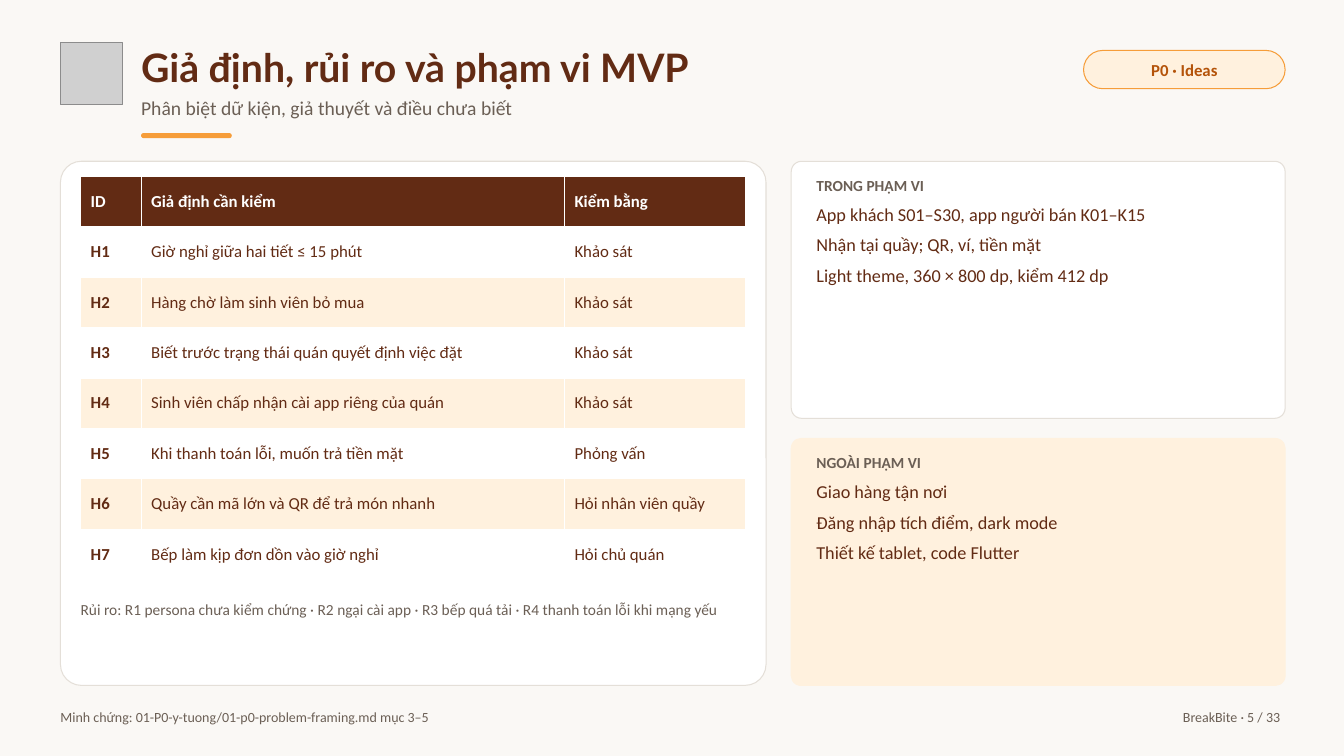
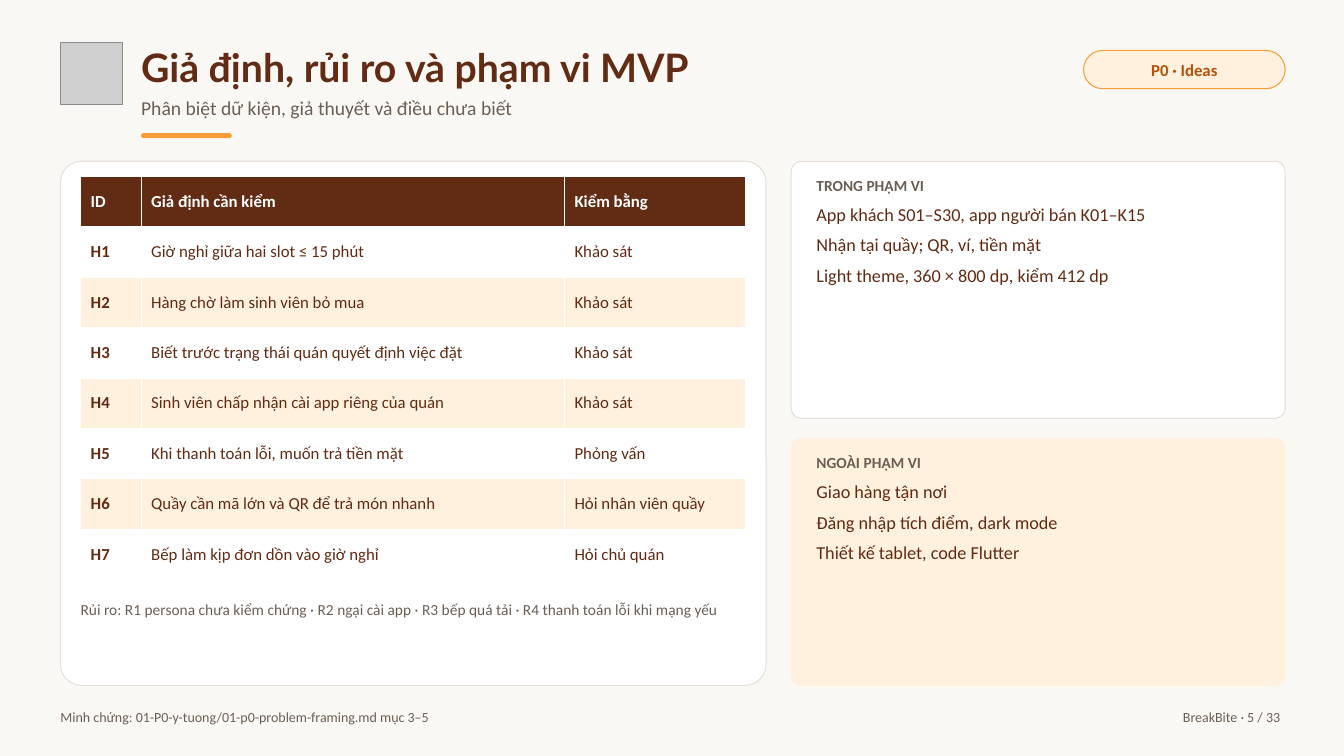
Before and after one commit to baonv0817/PRM323-Lab2-Group2, a slide deck: slide 5 of 07-trinh-bay/BreakBite_Lab2_Presentation.pptx. Drawn at 1344x756 pixels with LibreOffice and Linux fonts; fonts in the diff are those of the drawing; grey boxes stand for pictures. Boxes give left, top, right and bottom in pixels: in the first picture for what was removed or moved away, otherwise in the second. Text is boxed around its words. In the diff, an @@ line names an element or a change of style, - is before the commit and + after.

Commit message:
Keep 'slot' wording for class periods; only the dormitory premise stays removed

```diff
--- a/07-trinh-bay/BreakBite_Lab2_Presentation.pptx
+++ b/07-trinh-bay/BreakBite_Lab2_Presentation.pptx
@@ table at [81,176,746,580] @@
-row 2, column 2: Giờ nghỉ giữa hai tiết ≤ 15 phút
+row 2, column 2: Giờ nghỉ giữa hai slot ≤ 15 phút
```
Also in this commit, not shown: 4 other slides changed, 19 other files.
